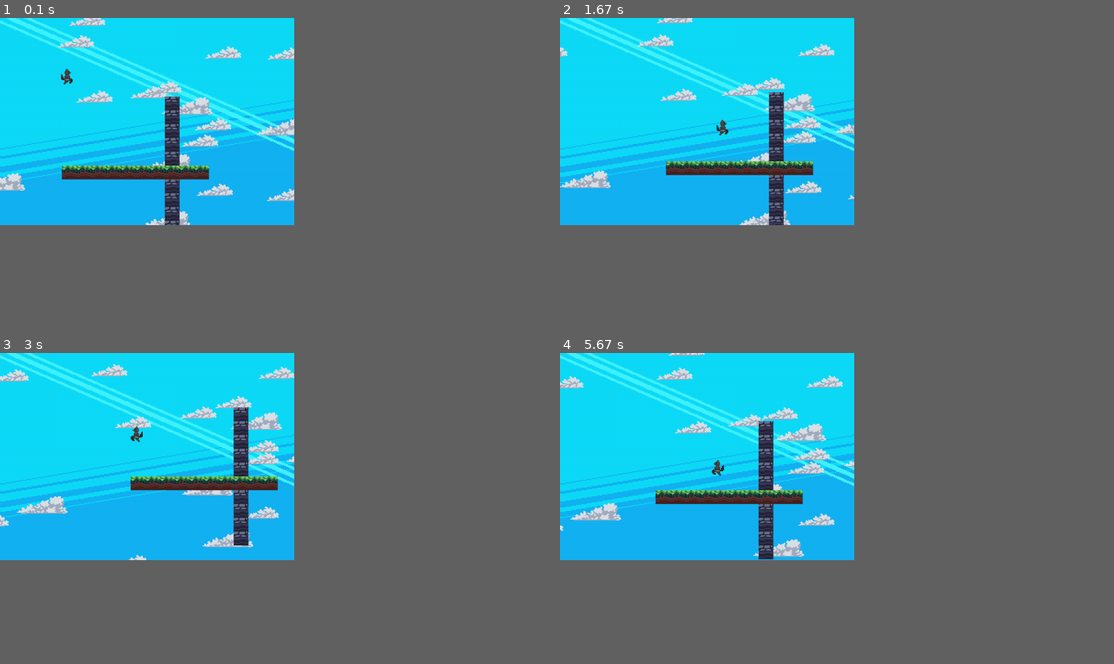
Above: before the commit, frames 1-4 (two rows, left to right).
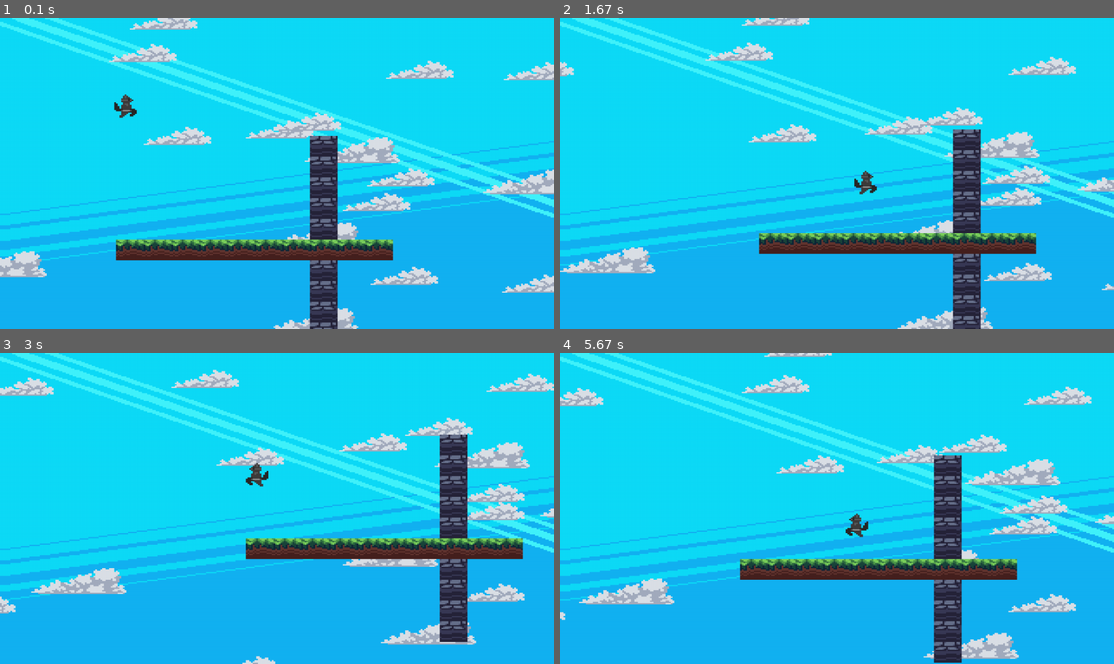
Above: after the commit, the same moments.

Repository: insper-classroom/projeto-pygame-rosa
Game: pygame game, started from codigo/class_jogo.py
The game is run twice, just before and just after one commit, with the same random seed, the same clock (stepped at 60 frames per second) and the same inputs.
Inputs:
- Up to frame 1 (0.1 s): no input
- Up to frame 2 (1.67 s): hold Right 0.33-0.8 s; hold Up 0.83-1.13 s; hold Right 1.17-1.63 s
- Up to frame 3 (3 s): hold Left 1.67-2.2 s; hold Left 2.23-2.63 s; hold Up from 2.67 s (still down)
- Up to frame 4 (5.67 s): release Up at 3.03 s; hold Right 3.07-3.7 s; hold Left 3.73-4.2 s; hold Right 4.23-4.7 s; hold Up 4.73-5.03 s; hold Right 5.07-5.53 s; hold Left from 5.57 s (still down)
In our replay, the window is 478x337 before the commit and 900x506 after it. These sizes can differ from the game's own. Grey fills any space a smaller window leaves; there, only what the larger window draws over its background counts as a difference.

The runs differ from the first frame. In frame 1, 53% of the frame differs, in the area x 0-100%, y 0-100%; in frame 2, 53%; in frame 3, 52%; in frame 4, 53%.

Commit message:
Jogo em fullsrceen

Diff:
--- a/codigo/class_jogo.py
+++ b/codigo/class_jogo.py
@@ -12,8 +12,12 @@
 
 class Jogo:
     def __init__(self):
+        pygame.init()
         pygame.font.init()
-        self.janela = pygame.display.set_mode((largura, altura))
+
+        WIDTH, HEIGHT = pygame.display.Info().current_w, pygame.display.Info().current_h
+        self.janela = pygame.display.set_mode((WIDTH, HEIGHT), pygame.FULLSCREEN)
+
         pygame.display.set_caption('Guaxis')
 
         self.display = pygame.Surface((320, 240))
@@ -49,6 +53,7 @@
 
     def run(self):
         while True:
+
             self.display.blit(self.assets['background'], (0, 0))
 
             self.scroll[0] += (self.player.rect().centerx - self.display.get_width() / 2 - self.scroll[0]) / 30
@@ -74,6 +79,9 @@
                         self.movement[1] = True
                     if event.key == pygame.K_UP:
                         self.player.vel[1] = -3
+                    if event.key == pygame.K_ESCAPE:
+                        pygame.quit()
+                        sys.exit()
                 if event.type == pygame.KEYUP:
                     if event.key == pygame.K_LEFT:
                         self.movement[0] = False
